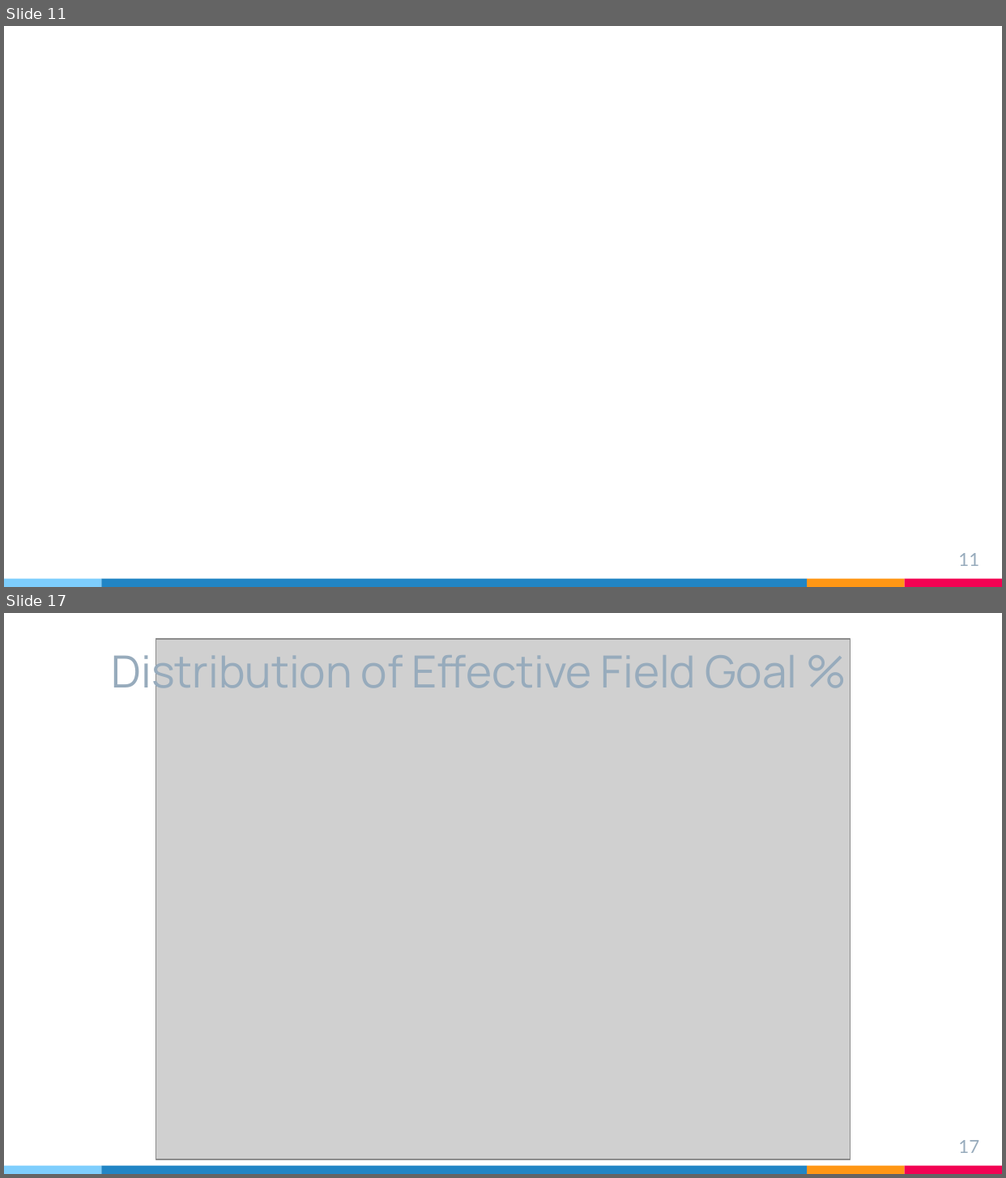
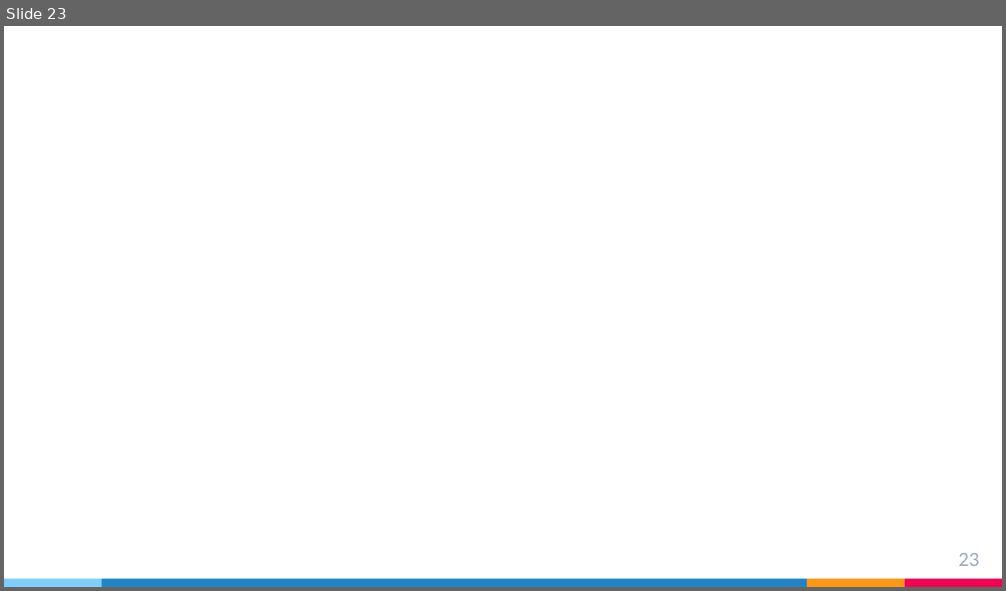
Before and after one commit to rsandbe1/R_project, a slide deck: R_project_presentation.pptx. Shown one above the other, each under a label of ours: slides 11 and 17 before the commit, slide 23 after it; the slides between them are not shown. The pictures are 1006x1178 and 1006x591 pixels, drawn with LibreOffice and Linux fonts; fonts in the diff are those of the drawing; grey boxes stand for pictures. Boxes give left, top, right and bottom in pixels: in the first picture for what was removed or moved away, otherwise in the second. Text is boxed around its words. In the diff, an @@ line names an element or a change of style, - is before the commit and + after.

```diff
--- a/R_project_presentation.pptx
+++ b/R_project_presentation.pptx
@@ slide 17 removed at (4,613,1002,1174), background #FFFFFF; not listed: 4 template elements that a slide beside it also shows @@
@@ text removed at (112,646,797,700) @@
-Distribution of Effective Field Goal %
@@ picture removed at (155,639,850,1160) @@
@@ page number removed at (958,1140,979,1153) @@
-17
@@ what was slide 11 is now slide 23 @@
@@ page number at (958,553,979,566): text changed @@
-11
+23
```
Also in this commit, not shown: 3 slides changed, 14 slides added, 22 other slides removed, 19 other files.
